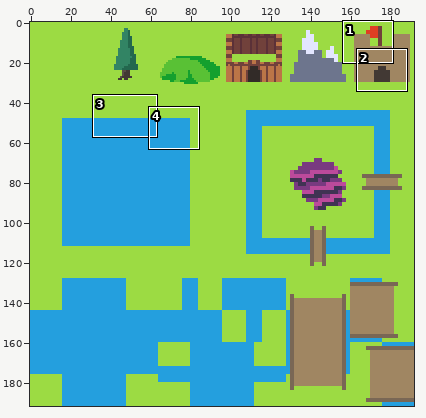
Edited in one commit: pixel-art file (assets/32maptiles.aseprite). Above: a wide view before the commit, with the close-up outlined.
Close-up. First the earlier version:
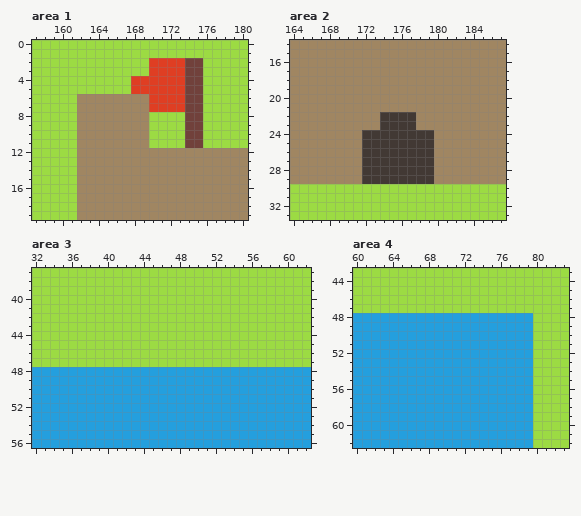
192x192 pixels, 1 frame. Shown: area 1: x 157..180, y 0..19; area 2: x 164..187, y 14..33; area 3: x 32..62, y 37..56; area 4: x 60..83, y 43..62. The commit also changed other parts of the picture, which this record leaves out.
The same view after the edit:
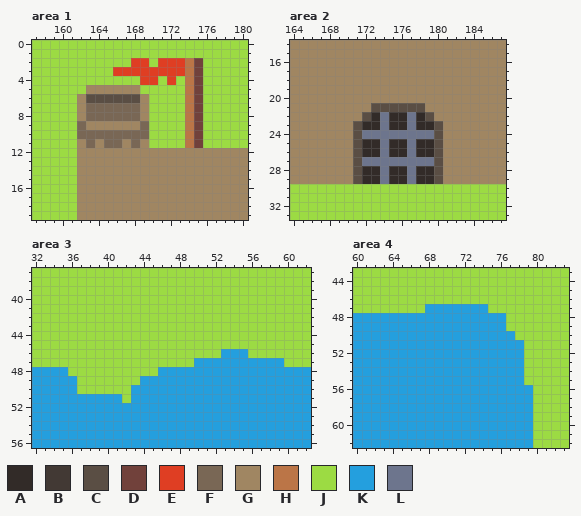
Palette (. is transparent): A #322b28  B #423934  C #5a4e44  D #71413b  E #df3e23  F #796755  G #a08662  H #bb7547  J #9cdb43  K #249fde  L #6d758d
Change:
layer "Originals" now hidden
Area 1, layer "Higher Res":
Colour G becomes colour C in row 6 at x 163 to 168.
Colour J becomes colour E in row 2 at x 168 to 169; in row 3 at x 166 to 169.
Colour G becomes colour F in rows 7 to 8 at x 163 to 168; in row 9 at x 162 and 169; in row 10 at x 162 to 169; in row 11 at x 163, 165 to 166 and 168.
Colour E becomes colour G in row 5 at x 168.
Colour J becomes colour G in row 5 at x 163 to 167.
Colour D becomes colour H in rows 2 to 11 at x 174.
Colour E becomes colour J in row 2 at x 170; in row 4 at x 168, 171 and 173; in row 5 at x 169 to 173; in rows 6 to 7 at x 170 to 173.
Area 2, layer "Higher Res":
Colour B becomes colour A in rows 22 to 23 at x 175 to 176; in rows 25 to 26 at x 172 to 173, 175 to 176 and 178 to 179; in rows 28 to 29 at x 172 to 173, 175 to 176 and 178 to 179.
Colour G becomes colour A in row 22 at x 173 and 178; in row 23 at x 172 to 173 and 178 to 179.
Colour G becomes colour C in row 21 at x 173 to 178; in row 22 at x 172 and 179; in rows 23 to 29 at x 171 and 180.
Colour B becomes colour L in rows 22 to 23 at x 174 and 177; in row 24 at x 172 to 179; in rows 25 to 26 at x 174 and 177; in row 27 at x 172 to 179; in rows 28 to 29 at x 174 and 177.
Area 3, layer "Higher Res":
Colour K becomes colour J in row 48 at x 36 to 45; in row 49 at x 37 to 43; in row 50 at x 37 to 42; in row 51 at x 42.
Colour J becomes colour K in row 46 at x 53 to 55; in row 47 at x 50 to 59.
Area 4, layer "Higher Res":
Colour K becomes colour J in rows 48 to 49 at x 77 to 79; in row 50 at x 78 to 79; in rows 51 to 55 at x 79.
Colour J becomes colour K in row 47 at x 68 to 74.
Boxes around the changes in both close-ups, in picture pixels (x1, y1, x2, y2):
changed: (77, 58, 194, 148)
changed: (353, 103, 443, 184)
changed: (194, 349, 284, 367)
changed: (68, 367, 158, 403)
changed: (425, 304, 533, 385)
